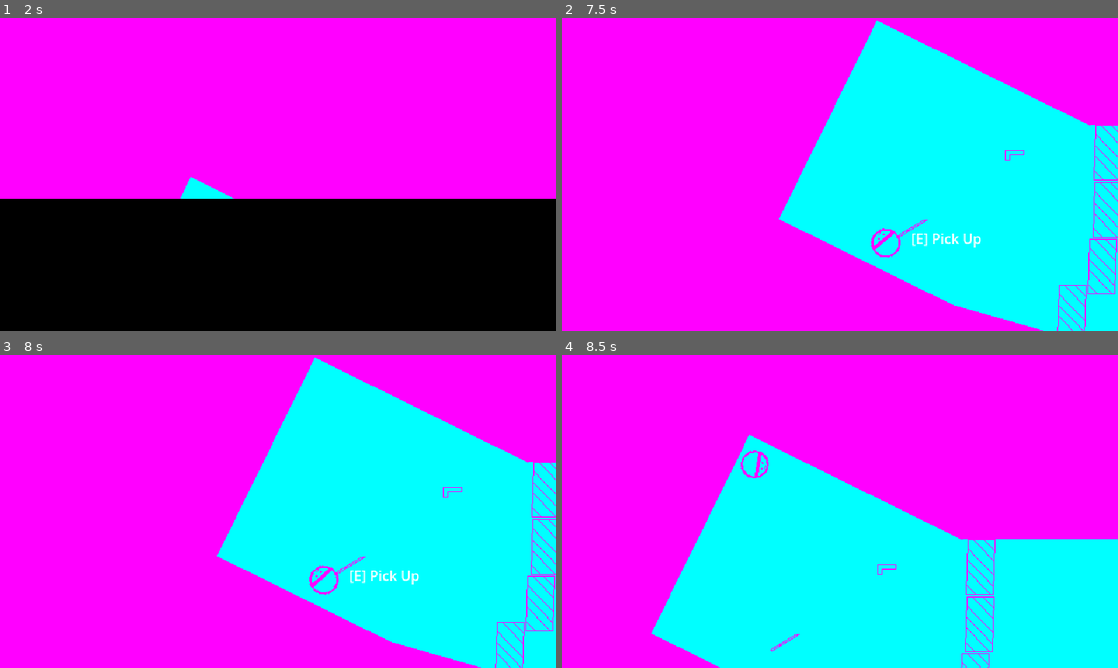
Above: before the commit, frames 1-4 (two rows, left to right).
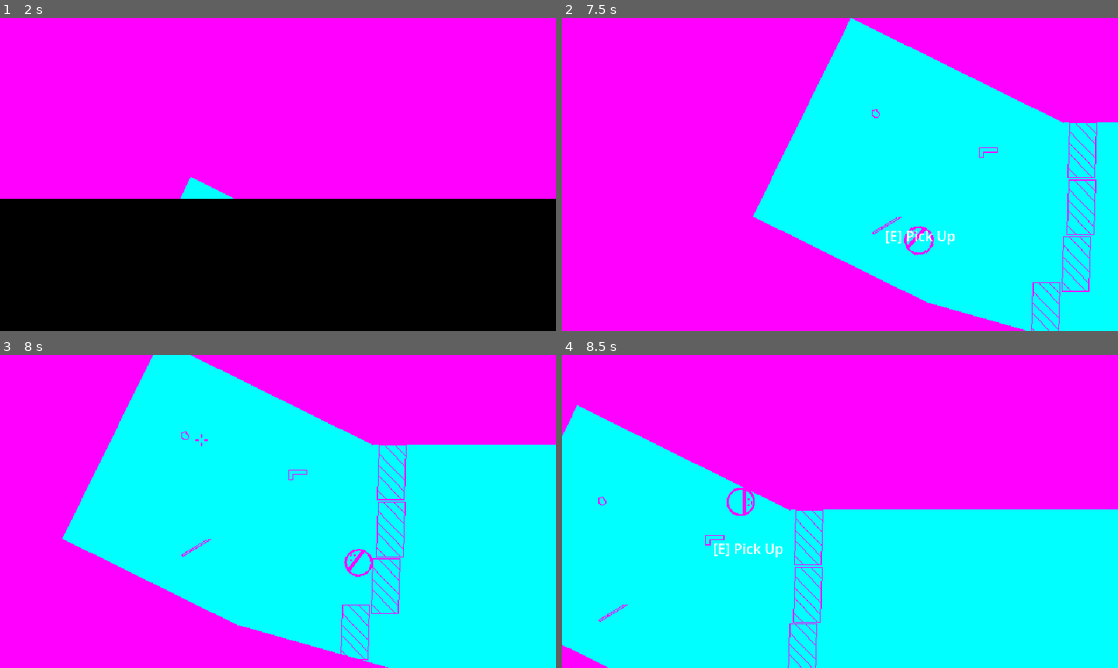
Above: after the commit, the same moments.

Repository: Sodaro/Closed-and-Quartered
Game: Godot game, scene res://main.tscn
The game is run twice, just before and just after one commit, with the same random seed, the same clock (stepped at 60 frames per second) and the same inputs. Sound files missing from this copy of the repository are replaced by a short silence.
Inputs (mouse positions are in pixels of both pictures, inside the frame that each line leads up to):
- Up to frame 1 (2 s): click "Start Game" at 0.5 s; click "Start Game" at 1.25 s
- Up to frame 2 (7.5 s): move the mouse to (962, 158) at 2.02 s; hold D (right) 2.03-2.78 s; tap E (interact) at 2.1, 4.35, 6.6 s; move the mouse to (728, 190) at 2.77 s; hold S (down) 2.78-3.53 s; right-click (728, 190) at 2.85 s; tap Enter at 3.5, 5.75 s; move the mouse to (895, 105) at 3.52 s; press the mouse at (895, 105) at 3.53 s; hold D (right) 3.53-4.28 s; tap Space at 4.25, 6.5 s; move the mouse to (812, 237) at 4.27 s; release the mouse at (812, 237) at 4.28 s; hold W (up) 4.28-5.03 s; move the mouse to (1006, 221) at 5.02 s; hold A (left) 5.03-6.53 s; right-click (1006, 221) at 5.1 s; move the mouse to (673, 127) at 5.77 s; click (673, 127) at 5.85 s; move the mouse to (867, 174) at 6.52 s; hold S (down) 6.53-7.28 s; move the mouse to (756, 96) at 7.27 s; hold D (right) from 7.28 s (still down); right-click (756, 96) at 7.35 s
- Up to frame 3 (8 s): keep holding D (right)
- Up to frame 4 (8.5 s): move the mouse to (962, 495) at 8.02 s; release D (right) at 8.03 s; press the mouse at (962, 495) at 8.03 s; hold W (up) from 8.03 s (still down)

Frame 1 is identical in both runs. In frame 2, 7.2% of the frame differs, in the area x 34-100%, y 0-100%; in frame 3, 30%, in the area x 11-100%, y 0-100%; in frame 4, 25%.
Error after the commit: Invalid access to property or key 'global_positionsa' on a base object of type 'Node2D'. (res://weapons/weapon_base.gd:72)

Commit message:
fixed throw start offset, unbroke melee throw

Diff:
--- a/levels/level_03.tscn
+++ b/levels/level_03.tscn
@@ -10,6 +10,7 @@
 [ext_resource type="PackedScene" uid="uid://caykhyce0tidl" path="res://weapons/shotgun/shotgun.tscn" id="8_2wlag"]
 [ext_resource type="PackedScene" uid="uid://be30p8enxosl1" path="res://level_actors/glass_window.tscn" id="9_3ew82"]
 [ext_resource type="PackedScene" uid="uid://cuvbkcxwqlk3b" path="res://weapons/katana/katana.tscn" id="10_0bj1y"]
+[ext_resource type="PackedScene" uid="uid://b0vrbbxlb2cvp" path="res://weapons/rock/rock.tscn" id="11_6181x"]
 
 [node name="Level03" type="Node2D" unique_id=468190357 node_paths=PackedStringArray("level_exit", "collectible", "player")]
 script = ExtResource("1_lear0")
@@ -114,3 +115,6 @@
 
 [node name="Katana" parent="." unique_id=642440031 instance=ExtResource("10_0bj1y")]
 position = Vector2(391, 283)
+
+[node name="Rock" parent="." unique_id=405712810 instance=ExtResource("11_6181x")]
+position = Vector2(406, 231)
--- a/weapons/katana/katana.tscn
+++ b/weapons/katana/katana.tscn
@@ -11,6 +11,8 @@
 size = Vector2(39, 5)
 
 [node name="Katana" type="CharacterBody2D" unique_id=642440031]
+collision_layer = 4
+collision_mask = 3
 script = ExtResource("1_nevyd")
 swing_effect_scene = ExtResource("2_cqb8l")
 repeat_type = 1
--- a/weapons/melee_weapon.gd
+++ b/weapons/melee_weapon.gd
@@ -11,6 +11,7 @@
 func _process(delta: float) -> void:
 	if Helpers.get_time_since(last_time_used) < 0.2:
 		_handle_swing()
+	super._process(delta)
 
 func _handle_swing() -> void:
 	var forward: Vector2 = weapon_owner.transform.x
--- /dev/null
+++ b/weapons/rock/rock.tscn
@@ -0,0 +1,29 @@
+[gd_scene format=3 uid="uid://b0vrbbxlb2cvp"]
+
+[ext_resource type="Script" uid="uid://bx34g7cak1uxc" path="res://weapons/ranged_weapon.gd" id="1_3qf6n"]
+[ext_resource type="Material" uid="uid://d1skkkxw04257" path="res://flat_material.tres" id="1_34ivt"]
+[ext_resource type="Texture2D" uid="uid://fcqgmthdtma4" path="res://assets/art/rock.png" id="2_3qf6n"]
+[ext_resource type="Script" uid="uid://12xpdtv0twus" path="res://components/pickup_component.gd" id="4_lhlnk"]
+
+[sub_resource type="CircleShape2D" id="CircleShape2D_34ivt"]
+radius = 5.0990195
+
+[node name="Rock" type="CharacterBody2D" unique_id=405712810]
+collision_layer = 4
+collision_mask = 3
+script = ExtResource("1_3qf6n")
+ammo_count = 0
+repeat_type = 1
+equip_slot = 1
+
+[node name="Sprite2D" type="Sprite2D" parent="." unique_id=1309624786]
+material = ExtResource("1_34ivt")
+texture = ExtResource("2_3qf6n")
+
+[node name="CollisionShape2D" type="CollisionShape2D" parent="." unique_id=993777282]
+shape = SubResource("CircleShape2D_34ivt")
+
+[node name="PickupComponent" type="Node2D" parent="." unique_id=1384290506]
+script = ExtResource("4_lhlnk")
+pickup_radius = 16.0
+metadata/_custom_type_script = "uid://12xpdtv0twus"
--- a/weapons/weapon_base.gd
+++ b/weapons/weapon_base.gd
@@ -69,6 +69,7 @@
 
 func drop_weapon() -> void:
 	reparent(Helpers.LEVEL_ROOT_NODE)
+	global_position = front_attach.global_positionsa
 	collision_layer = initial_layer
 	previous_owner = weapon_owner
 	weapon_owner = null
Binary file changed: assets/art/projectile.png
Binary file added: assets/art/rock.png
Not shown, added: assets/art/rock.png.import
